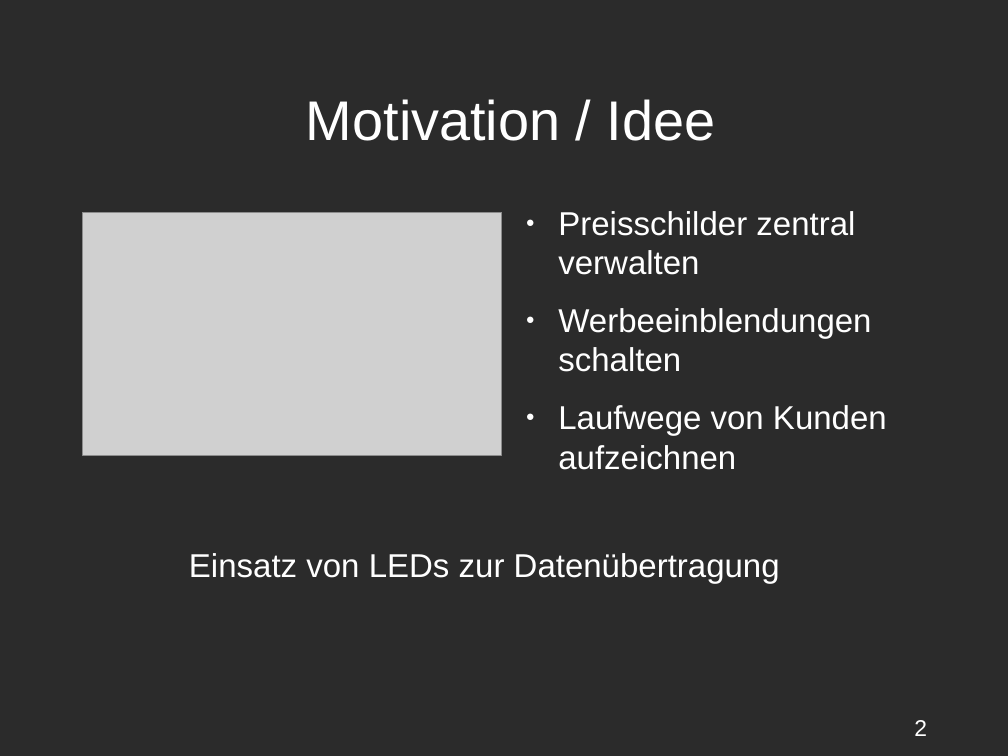
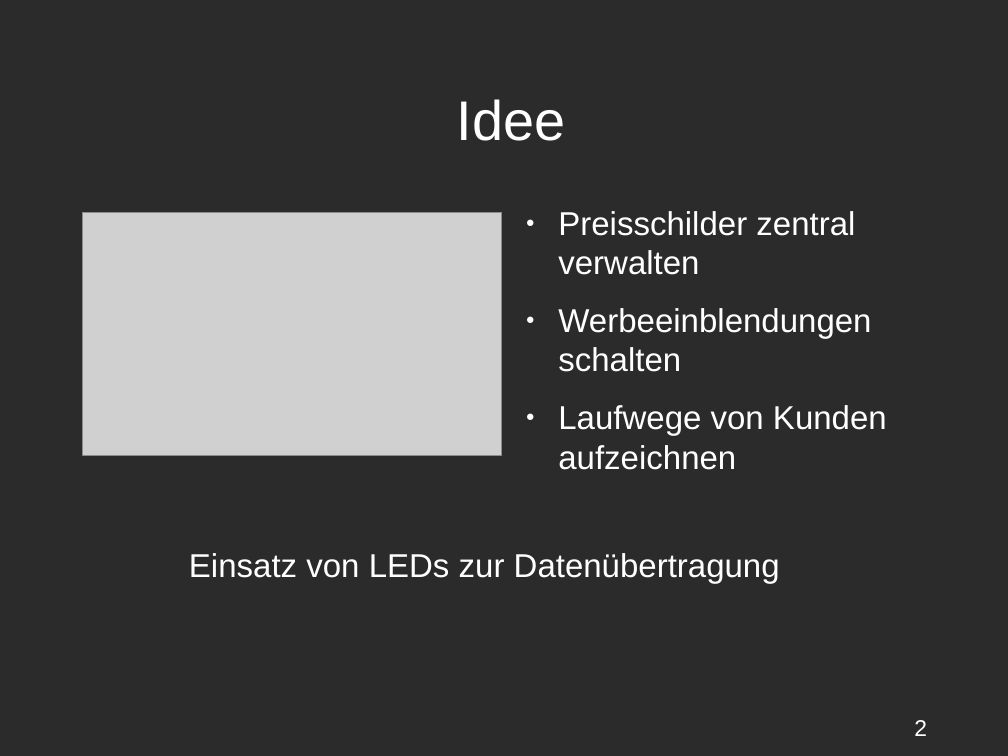
Before and after one commit to Niondir/rika-led, a slide deck: slide 2 of präsentation 3/part 1/präsentation31.odp. Drawn at 1008x756 pixels with LibreOffice and Linux fonts; fonts in the diff are those of the drawing; grey boxes stand for pictures; background and template pictures are left out; a plain dark background stands for a picture behind light text. Boxes give left, top, right and bottom in pixels: in the first picture for what was removed or moved away, otherwise in the second. Text is boxed around its words. In the diff, an @@ line names an element or a change of style, - is before the commit and + after.

```diff
--- a/präsentation 3/part 1/präsentation31.odp
+++ b/präsentation 3/part 1/präsentation31.odp
@@ title at (457,99,566,141): text changed @@
-Motivation / Idee
+Idee
```
Also in this commit, not shown: 7 other slides changed, 3 slides removed.
